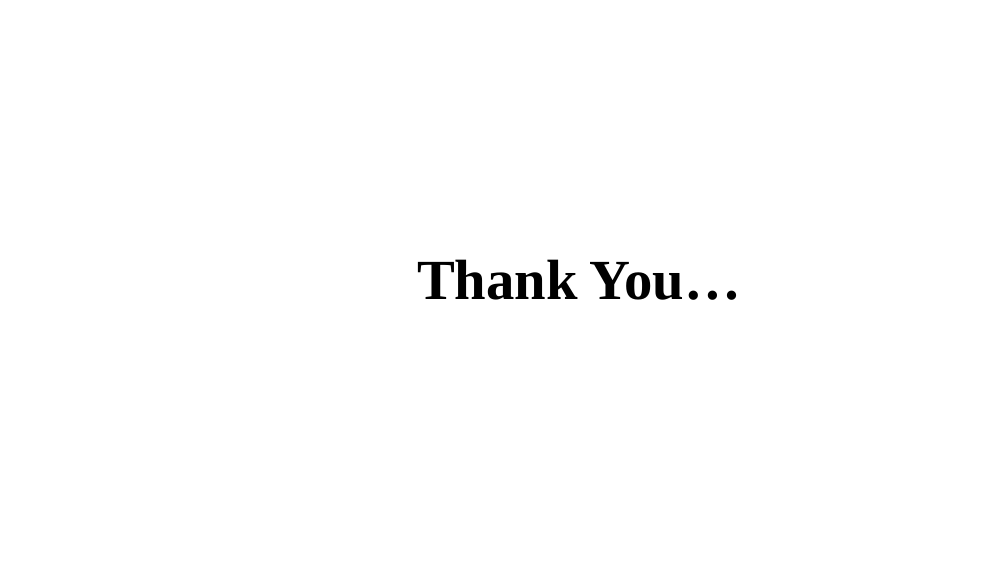
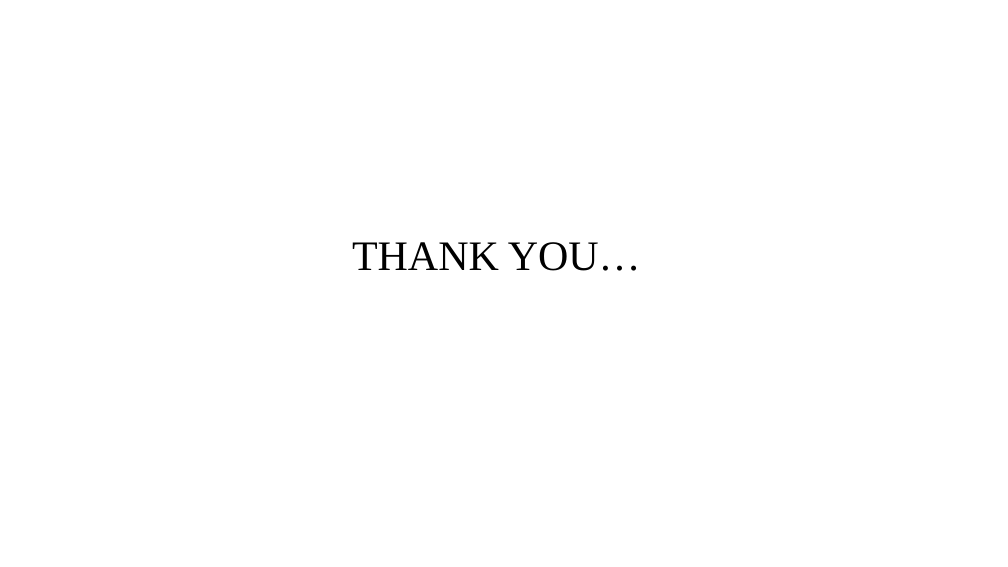
Before and after one commit to DhanalakshmiKandasamy/cfiles, a slide deck: slide 47 of PROJ8376.pptx. Drawn at 1008x567 pixels with LibreOffice and Linux fonts; fonts in the diff are those of the drawing. Boxes give left, top, right and bottom in pixels: in the first picture for what was removed or moved away, otherwise in the second. Text is boxed around its words. In the diff, an @@ line names an element or a change of style, - is before the commit and + after.

```diff
--- a/PROJ8376.pptx
+++ b/PROJ8376.pptx
@@ title "THANK YOU…" at [352,242,641,271]: vertical alignment top to middle @@
@@ title at [352,242,641,271]: text changed; size 54 to 40 pt; bold off @@
-      Thank You…
+THANK YOU…
```
Also in this commit, not shown: 31 other slides changed, 2 slides added, 2 slides removed, 5 other files.
